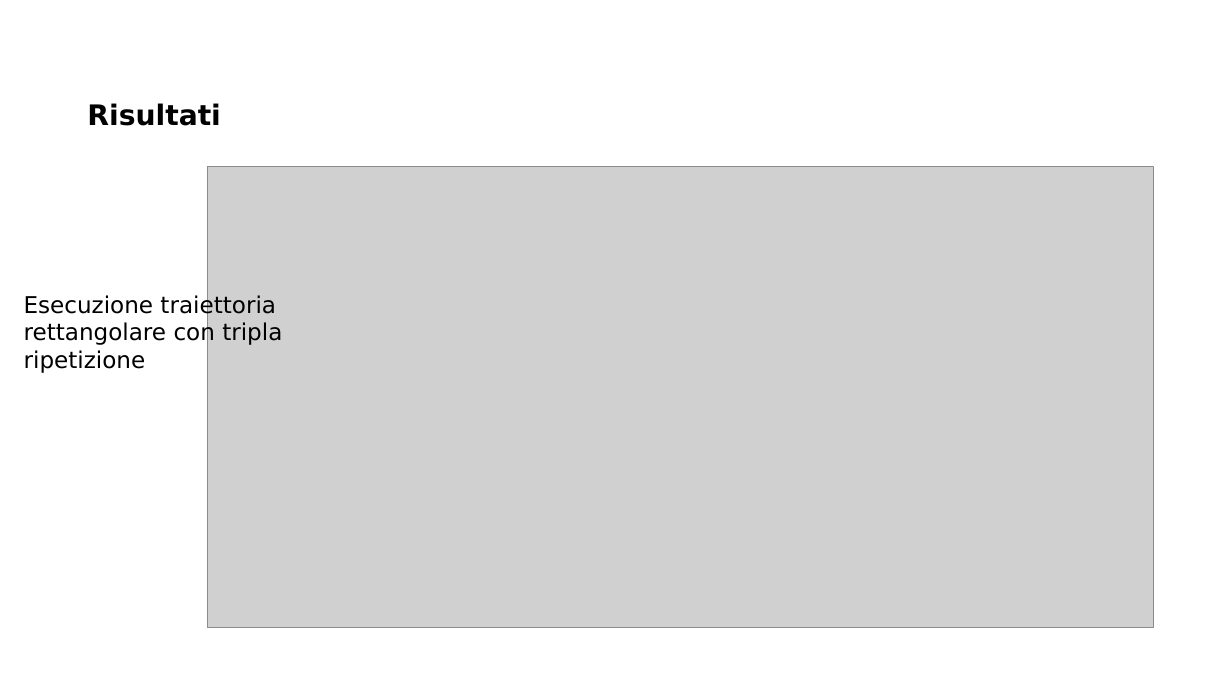
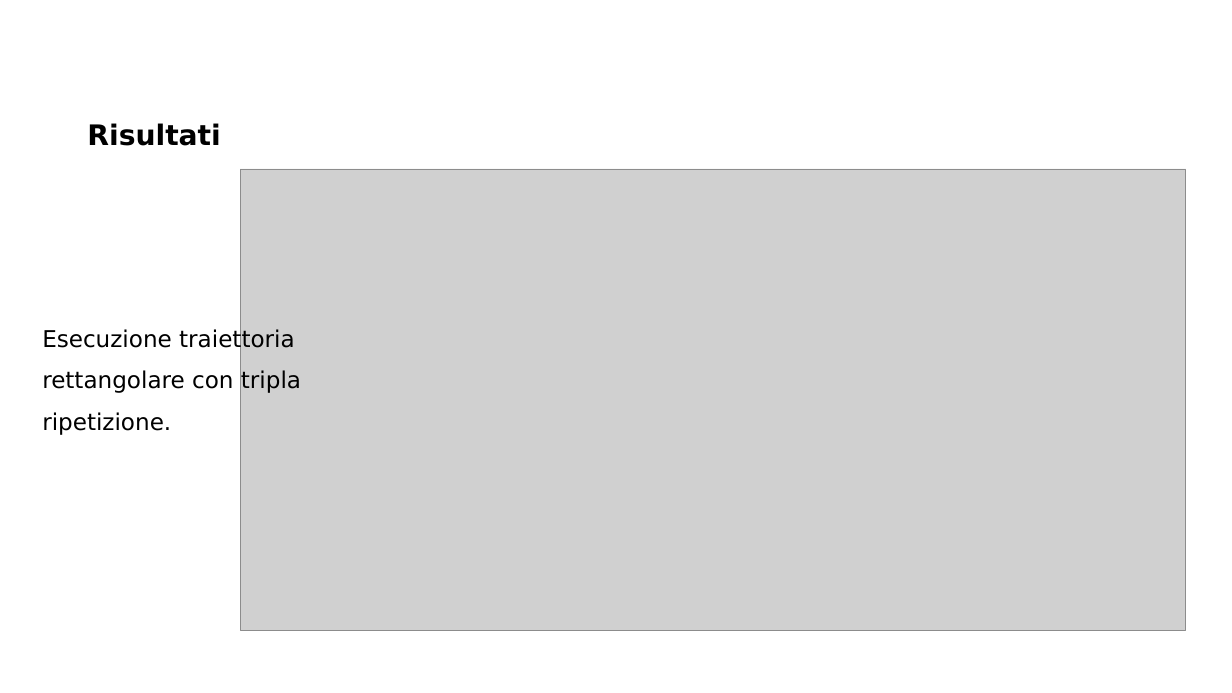
Before and after one commit to MarcoMinarelli/Rover_LabAuto, a slide deck: slide 14 of Presentazione LabAuto.pptx. Drawn at 1232x693 pixels with LibreOffice and Linux fonts; fonts in the diff are those of the drawing; grey boxes stand for pictures; background and template pictures are left out. Boxes give left, top, right and bottom in pixels: in the first picture for what was removed or moved away, otherwise in the second. Text is boxed around its words. In the diff, an @@ line names an element or a change of style, - is before the commit and + after.

```diff
--- a/Presentazione LabAuto.pptx
+++ b/Presentazione LabAuto.pptx
@@ text "Risultati": place and size @@
-text "Risultati" at [87,103,220,126]
+text "Risultati" at [87,123,220,146]
@@ picture: place and size @@
-picture at [208,166,1154,628]
+picture at [240,169,1187,630]
@@ text at [42,328,301,435]: text changed @@
-Esecuzione traiettoria rettangolare con tripla ripetizione
+Esecuzione traiettoria rettangolare con tripla ripetizione.
```
Also in this commit, not shown: 9 other slides changed.
